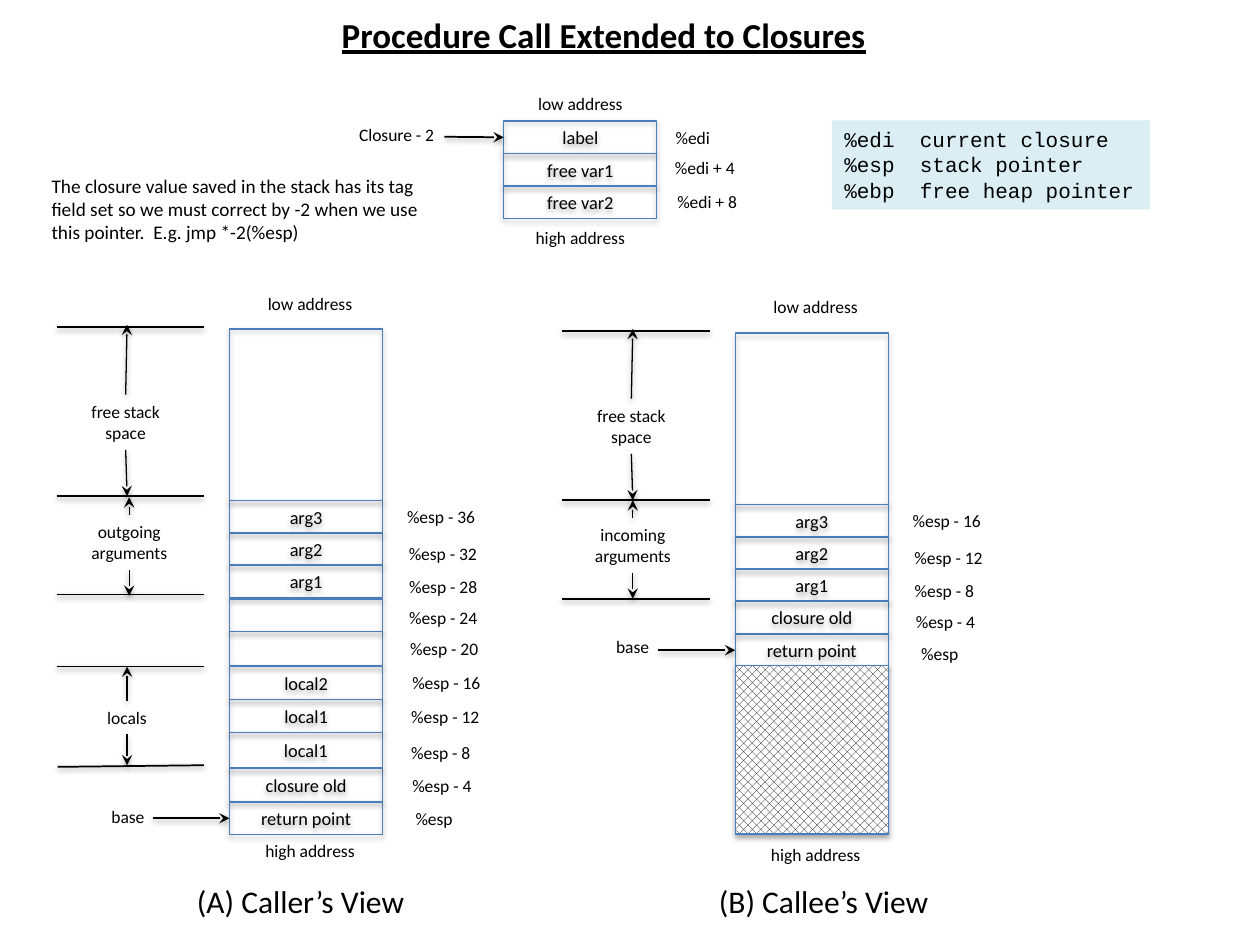
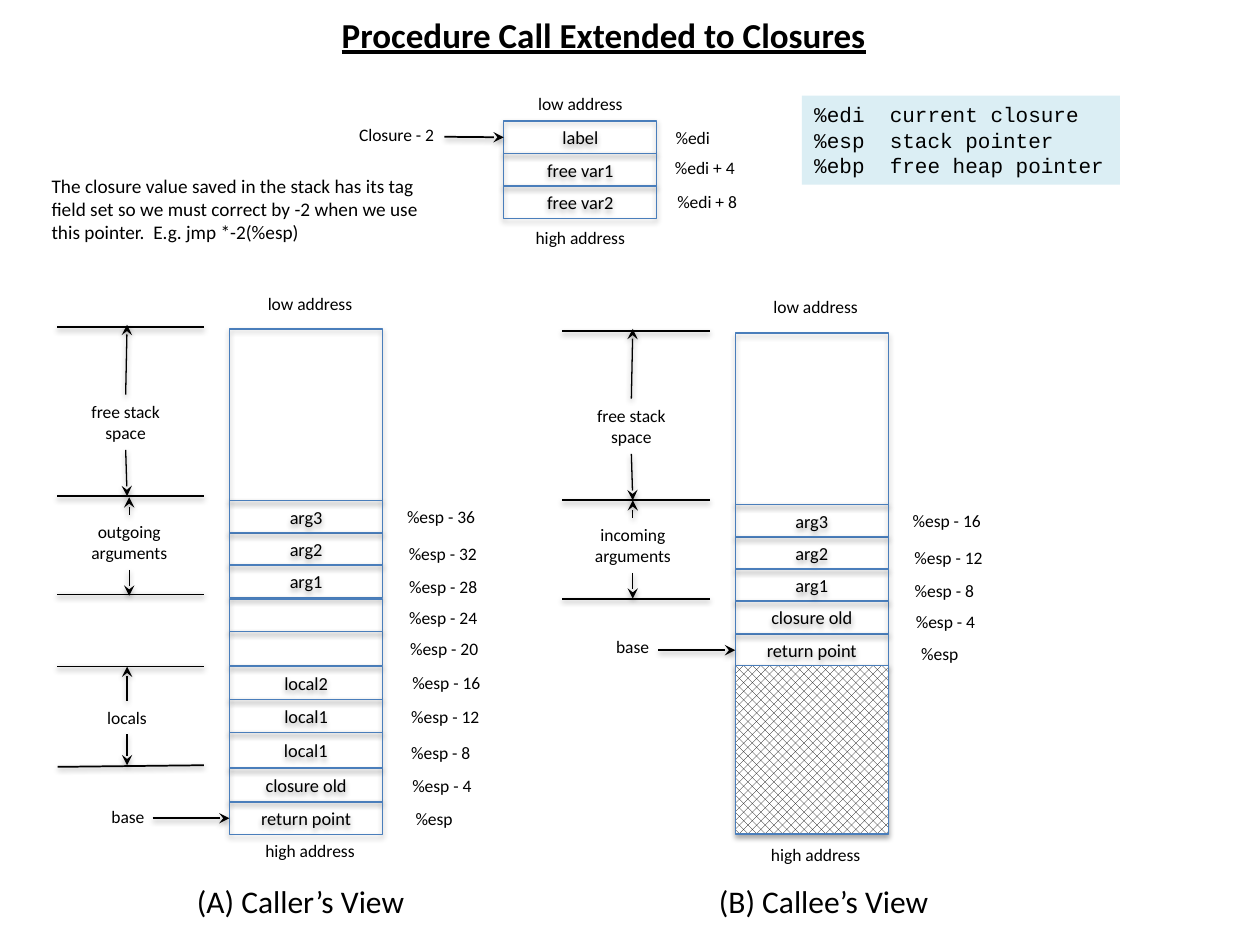
Before and after one commit to markcornwell/pilar, a slide deck: slide 17 of doc/Pilar.pptx (slide 9 before the commit). Drawn at 1260x945 pixels with LibreOffice and Linux fonts; fonts in the diff are those of the drawing. Boxes give left, top, right and bottom in pixels: in the first picture for what was removed or moved away, otherwise in the second. Text is boxed around its words. In the diff, an @@ line names an element or a change of style, - is before the commit and + after.

```diff
--- a/doc/Pilar.pptx
+++ b/doc/Pilar.pptx
@@ rectangle "%edi current closure": place and size @@
-rectangle "%edi current closure" at box(832, 121, 1149, 210)
+rectangle "%edi current closure" at box(801, 96, 1119, 185)
```
Also in this commit, not shown: 3 other slides changed, 8 slides added, 11 other files.
